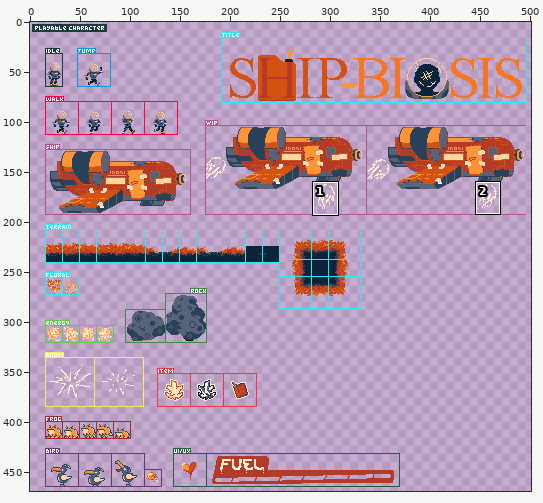
File history of a pixel-art file, LilGuyShooter/Sprites/assets-spritesheet.aseprite. Above, an overview of the earlier version with the close-up marked.
Close-up. The starting point:
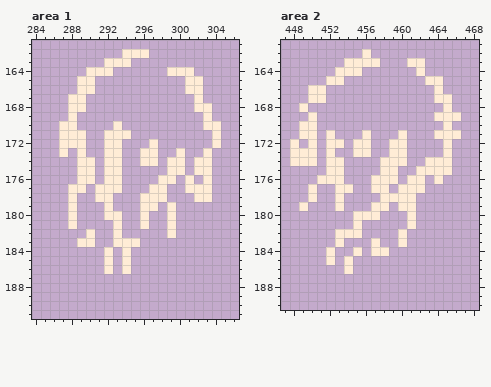
512x512 pixels, 1 frame. Shown: area 1: x 284..306, y 161..191; area 2: x 447..468, y 161..190. The wide view leaves out empty margins. The commit also changed other parts of the picture, which this record leaves out.
After the commit:
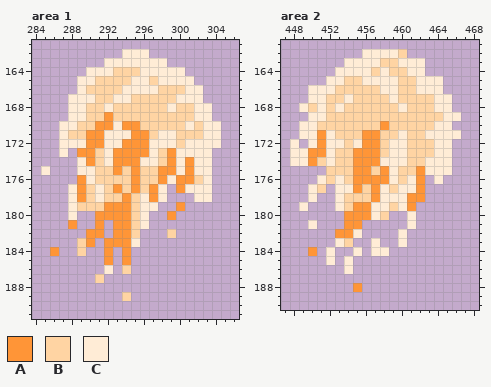
Palette (. is transparent): A #ff9537  B #ffd4a3  C #ffecd6
The exact change:
Area 1, layer "Sprites":
y 163: x 295..298 .... -> CCCC
y 164: x 293..298 ...... -> BBBCCC; x 301 C -> .
y 165: x 291..300 .......... -> BBBBCCBCCC; x 302 C -> .
y 166: x 290..300 C.......... -> BBBBCCCCBBB
y 167: x 290..301 ............ -> CBBCCBBBBBCC
y 168: x 290..301 ............ -> BBCBBBBBBCBB
y 169: x 289..302 .............. -> CBBABBBBBBBBBC
y 170: x 289..292 .... -> BBAA; x 294..302 ......... -> AABBBBBCB
y 171: x 288..291 CC.. -> BBAA; x 295..303 ......... -> AABCCBBBC
y 172: x 290..291 .. -> AA; x 294..296 ... -> AAA; x 298..303 ...... -> CCBCCC
y 173: x 289..291 C.. -> AAB; x 293..296 C..C -> AAAA; x 298..299 .. -> BA; x 301..302 .. -> CC
y 174: x 290..291 C. -> AB; x 293..295 C.. -> AAA; x 298..299 .C -> BA; x 301 . -> A
y 175: x 285 . -> C; x 291..299 .CC.....C -> BBABABBAA; x 301 . -> A
y 176: x 289 C -> A; x 291..298 .CC....C -> BBBBABBA; x 300..302 .C. -> AAB
y 177: x 289..290 C. -> AB; x 292..297 CC...C -> BABABA; x 300 . -> A
y 178: x 289..290 .. -> AB; x 292..295 C... -> BBAB; x 297 C -> A
y 179: x 289..295 ...C... -> BBBAAAB; x 299..300 C. -> .A
y 180: x 291..295 .CC.. -> AAAAB; x 299 C -> A
y 181: x 288 C -> A; x 291 . -> A; x 293..295 C.. -> AAB; x 299 C -> .
y 182: x 290..291 C. -> AA; x 293..295 C.. -> AAB; x 299 C -> B
y 183: x 289..290 CC -> BA; x 292..294 .CC -> AAA
y 184: x 286 . -> A; x 289 . -> B; x 292 C -> A; x 294 C -> A
y 185: x 292 C -> A; x 294 C -> A
y 186: x 294 C -> B
y 187: x 291 . -> B
y 189: x 294 . -> B
Area 2, layer "Sprites":
y 162: x 457..460 .... -> CCCB
y 163: x 458..460 ... -> BBC
y 164: x 456..461 ...... -> CBCBBC
y 165: x 454..462 ......... -> BBCCCCBBC
y 166: x 452..463 ............ -> CBBBBBCCBBCC
y 167: x 452..463 ............ -> BBCBBBBCBBBB
y 168: x 450..464 ............... -> BCBCBBBBBBCBBBC
y 169: x 451..464 .............C -> CBBBBBBBBBBBBB
y 170: x 451..464 .............. -> BBBBBBBABBBBBC
y 171: x 451 . -> A; x 453..459 ...C... -> BBBAABB; x 461..463 ... -> BBC
y 172: x 451 . -> A; x 454 . -> B; x 456..458 C.. -> AAB; x 461..464 .... -> BBBC
y 173: x 450..451 C. -> AA; x 453..458 ..CC.. -> BBAAAB; x 461..464 .... -> BBBC
y 174: x 450..451 C. -> AB; x 453..457 C.... -> BBAAA; x 461..462 .. -> BB
y 175: x 452..458 CC....C -> BBBAABA; x 460..462 ..C -> BBA
y 176: x 452 C -> B; x 454..458 ...CC -> BAAAA; x 460 . -> B; x 462 C -> A
y 177: x 451 . -> B; x 455..457 ..C -> ABA; x 459 . -> B; x 462 C -> A
y 178: x 454..457 .... -> BBBA; x 461..462 C. -> AA
y 179: x 454..456 ... -> BAA; x 459 . -> B; x 461 C -> A
y 180: x 454..456 .CC -> AAA; x 458 . -> B
y 181: x 450 . -> C; x 454..455 .C -> AA
y 182: x 453..454 CC -> AA
y 183: x 454 . -> B
y 184: x 450 . -> A
y 188: x 455 . -> A
Where, in picture pixels (left, top, right, bottom), the same in both close-ups:
changed: (41, 58, 212, 301)
changed: (308, 49, 443, 256)
added: (353, 283, 362, 292)
